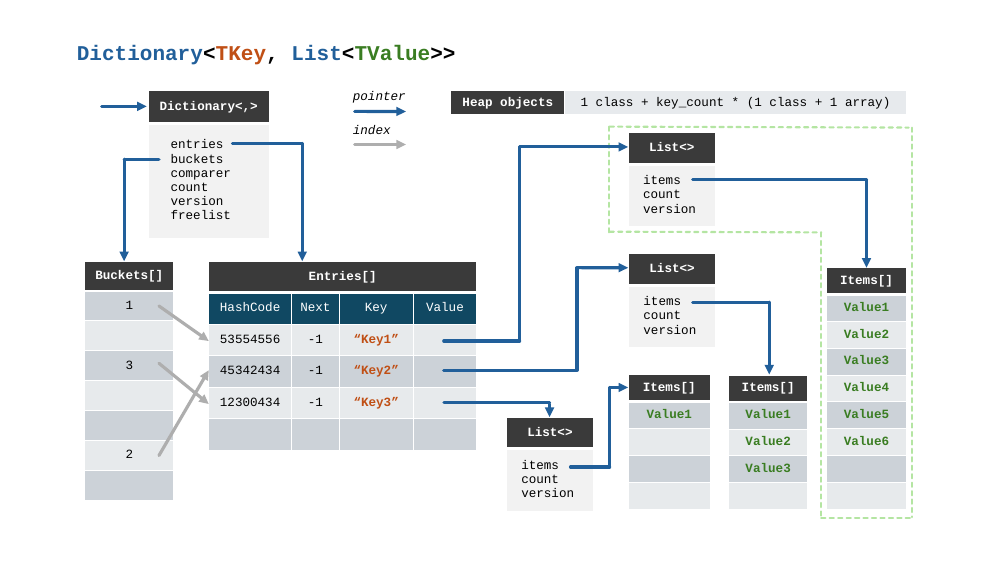
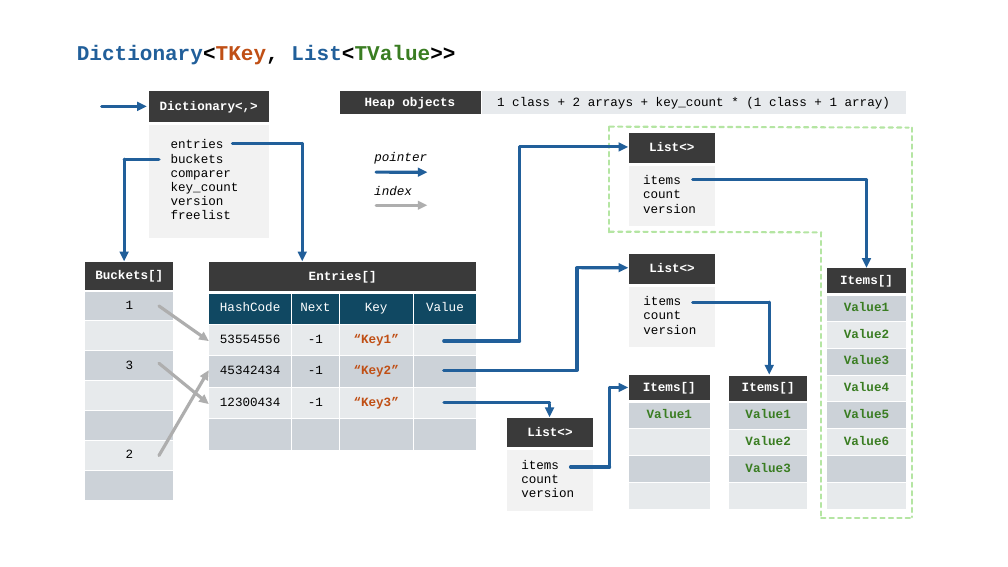
Before and after one commit to controlflow/multivaluedictionaryslim, a slide deck: slide 1 of docs/vis.pptx. Drawn at 1008x567 pixels with LibreOffice and Linux fonts; fonts in the diff are those of the drawing. Boxes give left, top, right and bottom in pixels: in the first picture for what was removed or moved away, otherwise in the second. Text is boxed around its words. In the diff, an @@ line names an element or a change of style, - is before the commit and + after.

```diff
--- a/docs/vis.pptx
+++ b/docs/vis.pptx
@@ table at <box>148,90,269,239</box> @@
-row 2, column 1: entries / buckets / comparer / count / version / freelist
+row 2, column 1: entries / buckets / comparer / key_count / version / freelist
@@ table at <box>339,90,907,115</box> @@
-row 1, column 2: 1 class + key_count * (1 class + 1 array)
+row 1, column 2: 1 class + 2 arrays + key_count * (1 class + 1 array)
@@ table: place and size @@
-table at <box>451,90,907,115</box>
+table at <box>339,90,907,115</box>
@@ 2 texts, 2 arrows: place and size @@
-2 texts, 2 arrows at <box>353,91,406,144</box>
+2 texts, 2 arrows at <box>374,152,427,206</box>
```
Also in this commit, not shown: 1 other slide changed, 5 other files.
